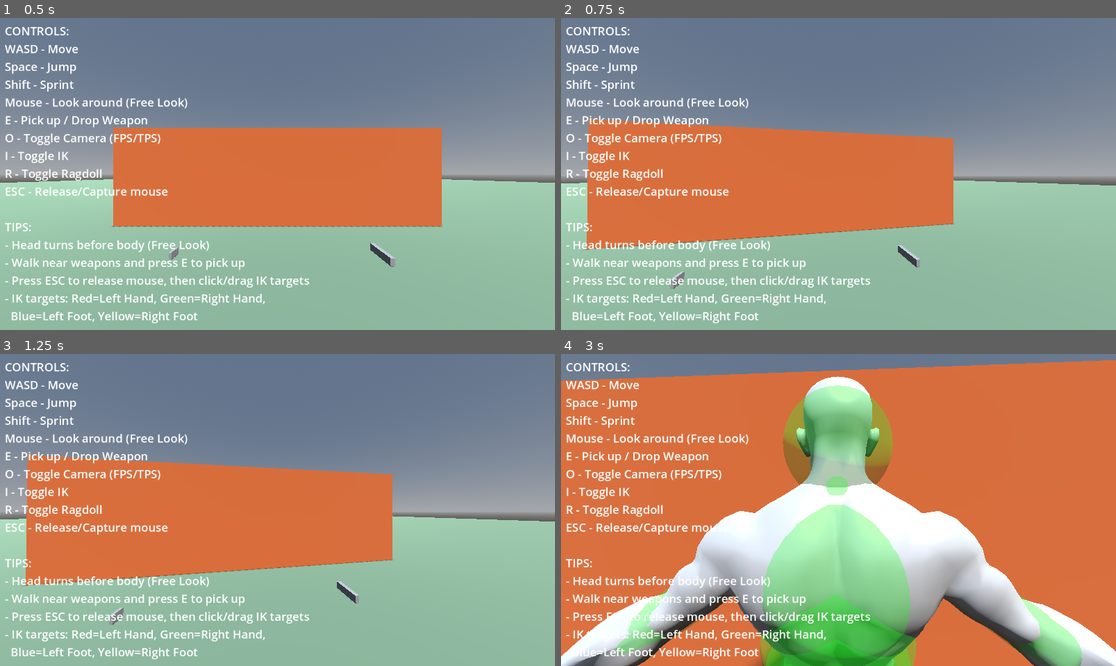
Above: before the commit, frames 1-4 (two rows, left to right).
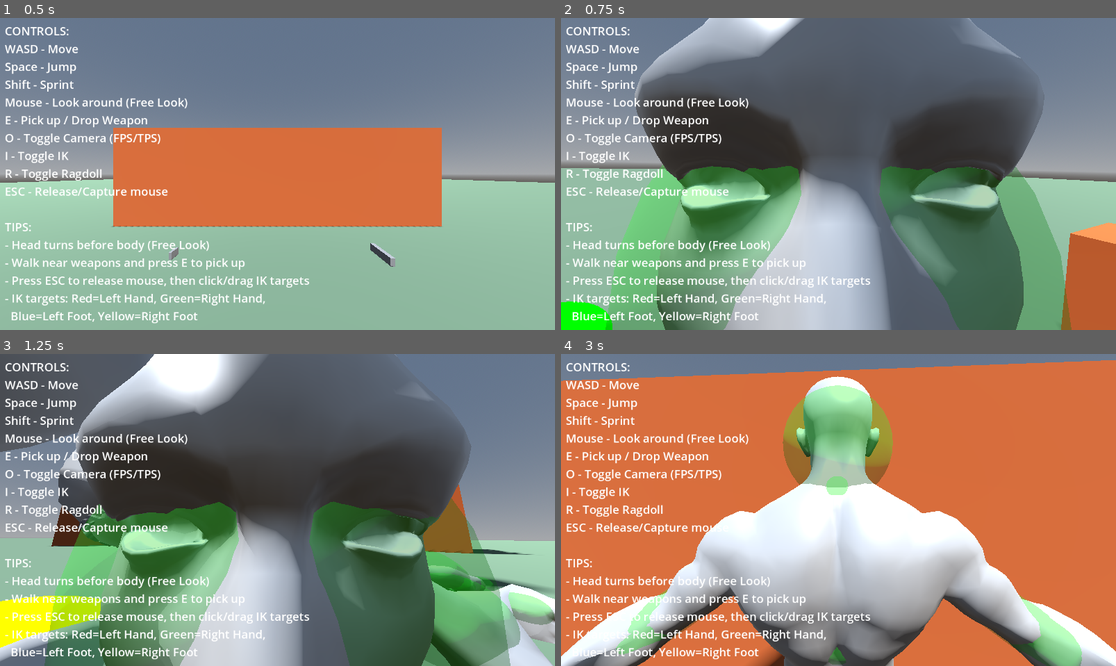
Above: after the commit, the same moments.

Repository: lmf-git/fpsikanimragdoll
Game: Godot game, scene res://world.tscn
Same seed, same stepped clock (60 frames per second), same inputs: the game is played once before the commit and once after it.
Inputs (mouse positions are in pixels of both pictures, inside the frame that each line leads up to):
- Up to frame 1 (0.5 s): no input
- Up to frame 2 (0.75 s): tap Enter at 0.5 s; move the mouse to (866, 174) at 0.52 s; hold W (move_forward) from 0.53 s (still down); hold R (toggle_ragdoll) from 0.53 s (still down); click (866, 174) at 0.67 s
- Up to frame 3 (1.25 s): keep holding W (move_forward); keep holding R (toggle_ragdoll); tap Space (jump) at 0.77 s; tap E at 0.8 s
- Up to frame 4 (3 s): keep holding W (move_forward); move the mouse to (810, 510) at 1.27 s; release R (toggle_ragdoll) at 1.28 s; tap E at 1.35, 2.3 s; click (810, 510) at 1.42 s; tap Space (jump) at 1.52, 2.75 s; tap R (toggle_ragdoll) at 1.55 s; move the mouse to (849, 503) at 2.02 s; hold Shift (sprint) 2.03-2.78 s; click (849, 503) at 2.17 s; move the mouse to (832, 516) at 2.77 s; tap O (toggle_camera) at 2.85 s; click (832, 516) at 2.92 s

Frame 1 is identical in both runs. In frame 2, 75% of the frame differs, in the area x 0-100%, y 0-100%; in frame 3, 79%; in frame 4, 11%.

Commit message:
Improve ragdoll physics, weapon handling, and camera system
Ragdoll improvements:
- Use HINGE joints for ankles, wrists, knees, elbows for realistic single-axis movement
- Reduce torso/spine/pelvis/shoulder collision shapes for tighter control
- Add maximum constraint enforcement (ERP, CFM) for upper body rigidity
- Reduce joint degrees of freedom to prevent unrealistic rotation
- Recreate physical bones on startup to apply new settings

Weapon system enhancements:
- Fix weapon grip alignment - now positions weapon so main_grip aligns with hand bone
- Add right-click weapon aiming mode with IK hand positioning
- Weapon stays attached to ragdoll hand until collision with objects
- Both hands use IK to grip weapon when aiming

Camera improvements:
- FPS camera now attaches to physical head bone during ragdoll
- Camera follows ragdoll head for realistic first-person ragdoll view
- Properly detaches and restores camera when ragdoll disabled

Debug log cleanup:
- Remove verbose per-bone creation messages
- Remove weapon pickup/drop spam messages
- Reduce startup initialization logging
- Keep only essential error and state change messages

Diff:
--- a/character_controller.gd
+++ b/character_controller.gd
@@ -46,6 +46,9 @@
 var equipped_weapon: Weapon = null
 var nearby_weapon: Weapon = null
 var last_nearby_weapon: Weapon = null  # Track changes for debug logging
+var is_aiming: bool = false  # Track weapon aim state
+@export var aim_weapon_offset: Vector3 = Vector3(0.3, -0.2, -0.4)  # Offset when aiming in FPS
+@export var aim_speed: float = 10.0  # Speed of aim transition
 
 # Ragdoll bone configuration - bones that will have physics
 const RAGDOLL_BONES = [
@@ -93,25 +96,12 @@
 	if not skeleton:
 		skeleton = find_skeleton(self)
 
-	print("Skeleton found: ", skeleton)
-
 	if skeleton:
-		print("Skeleton bone count: ", skeleton.get_bone_count())
-		print("Looking for head bone: ", head_bone_name)
-		print("Looking for neck bone: ", neck_bone_name)
-		print("Looking for right hand bone: ", right_hand_bone_name)
-		print("Looking for left hand bone: ", left_hand_bone_name)
-
 		head_bone_id = skeleton.find_bone(head_bone_name)
 		neck_bone_id = skeleton.find_bone(neck_bone_name)
 		right_hand_bone_id = skeleton.find_bone(right_hand_bone_name)
 		left_hand_bone_id = skeleton.find_bone(left_hand_bone_name)
 
-		print("Head bone ID: ", head_bone_id)
-		print("Neck bone ID: ", neck_bone_id)
-		print("Right hand bone ID: ", right_hand_bone_id)
-		print("Left hand bone ID: ", left_hand_bone_id)
-
 		if head_bone_id >= 0:
 			original_head_pose = skeleton.get_bone_pose(head_bone_id)
 		if neck_bone_id >= 0:
@@ -119,13 +109,6 @@
 
 		# Find mesh instance for visibility control
 		mesh_instance = find_mesh_instance(skeleton)
-		print("Mesh instance: ", mesh_instance)
-
-		# Debug: List all bones
-		print("\n=== All Skeleton Bones ===")
-		for i in range(skeleton.get_bone_count()):
-			print("  [", i, "] ", skeleton.get_bone_name(i))
-		print("=== End Bone List ===\n")
 
 	# Find cameras if not set (they should be children of this node)
 	if not fps_camera:
@@ -133,22 +116,9 @@
 	if not tps_camera:
 		tps_camera = get_node_or_null("TPSCamera")
 
-	print("FPS Camera: ", fps_camera)
-	print("TPS Camera: ", tps_camera)
-	print("Initial camera mode: ", camera_mode)
-
 	# Create IK system at runtime
 	if skeleton:
 		_create_ik_system()
-
-	# Print IK setup
-	print("\n=== IK Setup ===")
-	print("IK enabled: ", ik_enabled)
-	print("Left hand IK: ", left_hand_ik)
-	print("Right hand IK: ", right_hand_ik)
-	print("Left foot IK: ", left_foot_ik)
-	print("Right foot IK: ", right_foot_ik)
-	print("=== End IK Setup ===\n")
 
 	# Auto-create ragdoll if enabled
 	if auto_create_ragdoll and skeleton:
@@ -247,15 +217,17 @@
 func _create_ragdoll_bones():
 	print("\n=== Creating Ragdoll Bones at Runtime ===")
 
-	# Check if bones already exist
-	var existing_bones = 0
+	# Delete any existing physical bones to ensure we use latest settings
+	var existing_bones = []
 	for child in skeleton.get_children():
 		if child is PhysicalBone3D:
-			existing_bones += 1
-
-	if existing_bones > 0:
-		print("Physical bones already exist (", existing_bones, "), skipping creation")
-		return
+			existing_bones.append(child)
+
+	if existing_bones.size() > 0:
+		print("Deleting ", existing_bones.size(), " existing physical bones to recreate with new settings...")
+		for bone in existing_bones:
+			skeleton.remove_child(bone)
+			bone.queue_free()
 
 	var bones_created = 0
 
@@ -298,10 +270,13 @@
 		var radius = 0.05
 		var height = bone_length
 
-		# Larger shapes for major bones
+		# Larger shapes for major bones - keep tight to prevent excess movement
 		if bone_suffix in ["Hips", "Spine", "Chest", "Upper_Chest"]:
-			radius = 0.18
-			height = 0.35
+			radius = 0.08  # Much smaller radius for tighter control
+			height = 0.15  # Shorter segments for less leverage
+		elif "Shoulder" in bone_suffix:
+			radius = 0.05  # Very small for shoulders - they're locked anyway
+			height = 0.08
 		elif bone_suffix in ["Head"]:
 			radius = 0.15
 			height = 0.25
@@ -350,9 +325,9 @@
 			debug_mesh.owner = physical_bone
 
 		# CRITICAL: Configure joint to connect to parent bone
-		# Use HINGE for knees/elbows, CONE for everything else
+		# Use HINGE for knees/elbows/ankles/wrists - single axis rotation only
 		# Don't use NONE - it disconnects bones completely!
-		var use_hinge = bone_suffix in ["Lower_Leg", "L_Lower_Leg", "R_Lower_Leg", "Lower_Arm", "L_Lower_Arm", "R_Lower_Arm"]
+		var use_hinge = bone_suffix in ["Lower_Leg", "L_Lower_Leg", "R_Lower_Leg", "Lower_Arm", "L_Lower_Arm", "R_Lower_Arm", "Foot", "L_Foot", "R_Foot", "Hand", "L_Hand", "R_Hand"]
 
 		if use_hinge:
 			physical_bone.joint_type = PhysicalBone3D.JOINT_TYPE_HINGE
@@ -412,11 +387,11 @@
 			damping = 0.95
 			bias = 0.95
 		elif bone_suffix in ["Foot", "L_Foot", "R_Foot"]:
-			# Feet/ankles - extremely restricted
-			swing_limit = deg_to_rad(0.5)
-			twist_limit = deg_to_rad(0.2)
-			damping = 0.998
-			bias = 0.998
+			# HINGE: Feet/ankles - only bend up/down realistically
+			swing_limit = deg_to_rad(30)  # Can flex up and down
+			twist_limit = deg_to_rad(0)   # No twist on hinge
+			damping = 0.95
+			bias = 0.95
 		elif bone_suffix in ["Toes", "L_Toes", "R_Toes"]:
 			# Toes - almost locked
 			swing_limit = deg_to_rad(1)
@@ -436,11 +411,11 @@
 			damping = 0.95
 			bias = 0.95
 		elif bone_suffix in ["Hand", "L_Hand", "R_Hand"]:
-			# Hands/wrists - extremely restricted
-			swing_limit = deg_to_rad(0.5)
-			twist_limit = deg_to_rad(0.2)
-			damping = 0.998
-			bias = 0.998
+			# HINGE: Hands/wrists - only bend up/down realistically
+			swing_limit = deg_to_rad(70)  # Can flex at wrist
+			twist_limit = deg_to_rad(0)   # No twist on hinge
+			damping = 0.95
+			bias = 0.95
 		elif "Finger" in bone_suffix or "Thumb" in bone_suffix or "Index" in bone_suffix or "Middle" in bone_suffix or "Ring" in bone_suffix or "Little" in bone_suffix:
 			# Fingers - almost locked
 			swing_limit = deg_to_rad(2)
@@ -460,9 +435,9 @@
 			physical_bone.set("joint_constraints/twist_span", twist_limit)
 
 		# EXTREMELY stiff joints - nearly rigid skeleton
-		# For torso bones, apply maximum constraint enforcement
-		if bone_suffix in ["Hips", "Spine", "Chest", "Upper_Chest", "Neck", "Head", "Shoulder", "L_Shoulder", "R_Shoulder"]:
-			# Maximum constraint enforcement for torso - absolutely no give
+		# For torso and upper body bones, apply maximum constraint enforcement
+		if bone_suffix in ["Hips", "Spine", "Chest", "Upper_Chest", "Neck", "Head", "Shoulder", "L_Shoulder", "R_Shoulder", "Upper_Arm", "L_Upper_Arm", "R_Upper_Arm"]:
+			# Maximum constraint enforcement - absolutely no give
 			physical_bone.set("joint_constraints/bias", 1.0)
 			physical_bone.set("joint_constraints/damping", 1.0)
 			physical_bone.set("joint_constraints/softness", 0.0)
@@ -482,7 +457,7 @@
 		physical_bone.bounce = 0.0
 
 		# Apply extreme damping for upper body to prevent any rotation
-		if bone_suffix in ["Hips", "Spine", "Chest", "Upper_Chest", "Neck", "Head", "Shoulder", "L_Shoulder", "R_Shoulder"]:
+		if bone_suffix in ["Hips", "Spine", "Chest", "Upper_Chest", "Neck", "Head", "Shoulder", "L_Shoulder", "R_Shoulder", "Upper_Arm", "L_Upper_Arm", "R_Upper_Arm"]:
 			physical_bone.linear_damp = 1.0  # Maximum resistance to movement
 			physical_bone.angular_damp = 1.0  # Maximum resistance to rotation
 		else:
@@ -498,7 +473,7 @@
 		physical_bone.owner = get_tree().edited_scene_root if Engine.is_editor_hint() else self
 
 		bones_created += 1
-		print("  Created: ", physical_bone.name, " (radius: ", radius, ", height: ", height, ")")
+		# Removed verbose logging for each bone
 
 	# Set up collision exceptions between all physical bones (prevent self-collision)
 	var all_physical_bones = []
@@ -506,13 +481,11 @@
 		if child is PhysicalBone3D:
 			all_physical_bones.append(child)
 
-	print("Setting up collision exceptions between ", all_physical_bones.size(), " bones...")
 	for i in range(all_physical_bones.size()):
 		for j in range(i + 1, all_physical_bones.size()):
 			all_physical_bones[i].add_collision_exception_with(all_physical_bones[j])
 
-	print("Created ", bones_created, " physical bones")
-	print("=== Ragdoll Creation Complete ===\n")
+	print("Created ", bones_created, " ragdoll bones")
 
 func _input(event):
 	if event is InputEventMouseMotion and Input.get_mouse_mode() == Input.MOUSE_MODE_CAPTURED:
@@ -550,6 +523,14 @@
 			drop_weapon()
 		elif nearby_weapon:
 			pickup_weapon(nearby_weapon)
+
+	# Right click for weapon aim
+	if event is InputEventMouseButton:
+		if event.button_index == MOUSE_BUTTON_RIGHT:
+			if event.pressed and equipped_weapon:
+				is_aiming = true
+			else:
+				is_aiming = false
 
 	if event.is_action_pressed("ui_cancel"):
 		if Input.get_mouse_mode() == Input.MOUSE_MODE_CAPTURED:
@@ -722,6 +703,13 @@
 		if mesh_instance:
 			mesh_instance.layers = 1
 			print("Mesh made visible for ragdoll")
+
+		# Attach weapon to physical hand bone if equipped
+		if equipped_weapon:
+			_attach_weapon_to_ragdoll_hand()
+
+		# Attach FPS camera to physical head bone
+		_attach_camera_to_ragdoll_head()
 	else:
 		print("DISABLING RAGDOLL - Stopping physics simulation")
 		skeleton.physical_bones_stop_simulation()
@@ -737,7 +725,161 @@
 				mesh_instance.layers = 1  # Visible
 			print("Mesh visibility restored based on camera mode")
 
+		# Restore weapon to normal attachment if equipped
+		if equipped_weapon:
+			_detach_weapon_from_ragdoll_hand()
+
+		# Restore FPS camera to character
+		_detach_camera_from_ragdoll_head()
+
 	print("Ragdoll enabled: ", ragdoll_enabled)
+
+func _attach_weapon_to_ragdoll_hand():
+	"""Attach weapon to physical hand bone during ragdoll"""
+	if not equipped_weapon or not skeleton:
+		return
+
+	# Find the physical bone for the right hand
+	var right_hand_bone_name = skeleton.get_bone_name(right_hand_bone_id)
+	var physical_hand_bone = null
+
+	for child in skeleton.get_children():
+		if child is PhysicalBone3D and child.bone_name == right_hand_bone_name:
+			physical_hand_bone = child
+			break
+
+	if not physical_hand_bone:
+		print("WARNING: Could not find physical bone for right hand")
+		return
+
+	print("Attaching weapon to ragdoll hand: ", physical_hand_bone.name)
+
+	# Remove weapon from character
+	if equipped_weapon.get_parent():
+		equipped_weapon.get_parent().remove_child(equipped_weapon)
+
+	# Add weapon as child of physical hand bone
+	physical_hand_bone.add_child(equipped_weapon)
+
+	# Position weapon relative to hand bone (using grip alignment)
+	if equipped_weapon.main_grip:
+		var grip_local_pos = equipped_weapon.main_grip.position
+		equipped_weapon.position = -grip_local_pos
+		equipped_weapon.rotation = Vector3.ZERO
+	else:
+		equipped_weapon.position = Vector3(0, -0.05, 0.1)
+		equipped_weapon.rotation = Vector3.ZERO
+
+	# Enable physics on weapon but don't let it fall
+	equipped_weapon.freeze = false
+	equipped_weapon.gravity_scale = 0.0  # No gravity while held
+	equipped_weapon.collision_layer = 4  # Weapon layer
+	equipped_weapon.collision_mask = 1 | 2  # Collide with world and ragdoll
+
+	# Connect to collision signal to release on impact
+	if not equipped_weapon.body_entered.is_connected(_on_ragdoll_weapon_collision):
+		equipped_weapon.body_entered.connect(_on_ragdoll_weapon_collision)
+
+	print("Weapon attached to ragdoll hand")
+
+func _detach_weapon_from_ragdoll_hand():
+	"""Restore weapon to normal attachment after ragdoll"""
+	if not equipped_weapon:
+		return
+
+	print("Detaching weapon from ragdoll hand")
+
+	# Disconnect collision signal
+	if equipped_weapon.body_entered.is_connected(_on_ragdoll_weapon_collision):
+		equipped_weapon.body_entered.disconnect(_on_ragdoll_weapon_collision)
+
+	# Remove from physical bone
+	if equipped_weapon.get_parent():
+		equipped_weapon.get_parent().remove_child(equipped_weapon)
+
+	# Re-add to character
+	add_child(equipped_weapon)
+
+	# Restore normal weapon state
+	equipped_weapon.freeze = true
+	equipped_weapon.gravity_scale = 0.0
+	equipped_weapon.collision_layer = 0
+	equipped_weapon.collision_mask = 0
+
+	print("Weapon restored to normal attachment")
+
+func _on_ragdoll_weapon_collision(body: Node):
+	"""Release weapon when it collides with something during ragdoll"""
+	if not ragdoll_enabled or not equipped_weapon:
+		return
+
+	# Ignore collisions with own ragdoll parts
+	if body is PhysicalBone3D and body.get_parent() == skeleton:
+		return
+
+	print("Weapon collision during ragdoll with: ", body.name, " - Releasing weapon")
+
+	# Disconnect signal
+	if equipped_weapon.body_entered.is_connected(_on_ragdoll_weapon_collision):
+		equipped_weapon.body_entered.disconnect(_on_ragdoll_weapon_collision)
+
+	# Drop the weapon
+	drop_weapon()
+
+func _attach_camera_to_ragdoll_head():
+	"""Attach FPS camera to physical head bone during ragdoll"""
+	if not fps_camera or not skeleton or head_bone_id < 0:
+		return
+
+	# Find the physical bone for the head
+	var head_bone_name = skeleton.get_bone_name(head_bone_id)
+	var physical_head_bone = null
+
+	for child in skeleton.get_children():
+		if child is PhysicalBone3D and child.bone_name == head_bone_name:
+			physical_head_bone = child
+			break
+
+	if not physical_head_bone:
+		print("WARNING: Could not find physical bone for head")
+		return
+
+	print("Attaching FPS camera to ragdoll head: ", physical_head_bone.name)
+
+	# Store original camera transform
+	var camera_local_transform = fps_camera.transform
+
+	# Remove camera from character
+	if fps_camera.get_parent():
+		fps_camera.get_parent().remove_child(fps_camera)
+
+	# Add camera as child of physical head bone
+	physical_head_bone.add_child(fps_camera)
+
+	# Restore camera's relative position (should be at eye level in head)
+	fps_camera.transform = Transform3D(Basis(), Vector3(0, 0.1, 0.15))  # Standard eye offset
+
+	print("FPS camera attached to ragdoll head")
+
+func _detach_camera_from_ragdoll_head():
+	"""Restore FPS camera to character after ragdoll"""
+	if not fps_camera:
+		return
+
+	print("Detaching FPS camera from ragdoll head")
+
+	# Remove from physical bone
+	if fps_camera.get_parent():
+		fps_camera.get_parent().remove_child(fps_camera)
+
+	# Re-add to character
+	add_child(fps_camera)
+
+	# Restore normal camera position
+	fps_camera.position = Vector3(0, 1.6, 0)
+	fps_camera.rotation = Vector3.ZERO
+
+	print("FPS camera restored to character")
 
 func _detect_nearby_weapon():
 	"""Detect weapons within pickup range"""
@@ -762,10 +904,7 @@
 
 	# Only log when nearby weapon changes
 	if nearby_weapon != last_nearby_weapon:
-		if nearby_weapon:
-			print(">> Nearby weapon detected: ", nearby_weapon.weapon_name, " - Press E to pick up")
-		elif last_nearby_weapon:
-			print(">> Left weapon pickup range")
+		# Removed spam - users can see weapon highlight instead
 		last_nearby_weapon = nearby_weapon
 
 
@@ -781,8 +920,6 @@
 	if not weapon or weapon.is_equipped:
 		return
 
-	print("Picking up weapon: ", weapon.weapon_name)
-
 	# Equip the weapon
 	if weapon.equip(self):
 		equipped_weapon = weapon
@@ -795,8 +932,6 @@
 	"""Drop the currently equipped weapon"""
 	if not equipped_weapon:
 		return
-
-	print("Dropping weapon: ", equipped_weapon.weapon_name)
 
 	# Restore IK targets to default positions
 	var ik_targets_node = get_node_or_null("IKTargets")
@@ -819,37 +954,61 @@
 	if not equipped_weapon or not skeleton or right_hand_bone_id < 0:
 		return
 
-	# Get right hand bone global transform
-	var right_hand_transform = skeleton.global_transform * skeleton.get_bone_global_pose(right_hand_bone_id)
-
-	# Position weapon at right hand with offset
-	var weapon_offset = Vector3(0, 0, 0)  # Weapon grip offset from hand center
-	var weapon_rotation_offset = Vector3(deg_to_rad(-90), 0, 0)  # Rotate weapon to grip orientation
-
-	# Apply offsets based on weapon type
-	if equipped_weapon.weapon_type == Weapon.WeaponType.PISTOL:
-		weapon_offset = Vector3(0, -0.05, 0.1)
-	elif equipped_weapon.weapon_type == Weapon.WeaponType.RIFLE:
-		weapon_offset = Vector3(0, -0.05, 0.15)
-
-	# Set weapon position and rotation
-	equipped_weapon.global_position = right_hand_transform.origin + right_hand_transform.basis * weapon_offset
-
-	# Align weapon with hand rotation plus offset
-	var weapon_basis = right_hand_transform.basis
-	weapon_basis = weapon_basis.rotated(weapon_basis.x, weapon_rotation_offset.x)
-	weapon_basis = weapon_basis.rotated(weapon_basis.y, weapon_rotation_offset.y)
-	weapon_basis = weapon_basis.rotated(weapon_basis.z, weapon_rotation_offset.z)
-	equipped_weapon.global_transform.basis = weapon_basis
-
-	# Update IK targets - ONLY left hand for two-handed weapons
-	# Don't update right hand IK - it creates a feedback loop since weapon follows right hand
 	var ik_targets_node = get_node_or_null("IKTargets")
-	if ik_targets_node and equipped_weapon.is_two_handed and equipped_weapon.secondary_grip:
-		# Left hand IK target to secondary grip (for two-handed weapons only)
-		var left_hand_target = ik_targets_node.get_node_or_null("LeftHandTarget")
-		if left_hand_target:
-			left_hand_target.global_position = equipped_weapon.secondary_grip.global_position
+
+	if is_aiming:
+		# AIMING MODE: Position weapon at camera view, update both hands via IK
+		var active_camera = fps_camera if camera_mode == 0 else tps_camera
+		if active_camera:
+			# Position weapon in front of camera
+			var camera_transform = active_camera.global_transform
+			var aim_pos = camera_transform.origin + camera_transform.basis.z * aim_weapon_offset.z + camera_transform.basis.x * aim_weapon_offset.x + camera_transform.basis.y * aim_weapon_offset.y
+
+			# Align weapon to camera direction
+			equipped_weapon.global_transform.basis = camera_transform.basis
+			equipped_weapon.global_position = aim_pos
+
+			# Update both hand IK targets to weapon grips when aiming
+			if ik_targets_node:
+				# Right hand to main grip
+				if equipped_weapon.main_grip:
+					var right_hand_target = ik_targets_node.get_node_or_null("RightHandTarget")
+					if right_hand_target:
+						right_hand_target.global_position = equipped_weapon.main_grip.global_position
+
+				# Left hand to secondary grip (for two-handed) or support position
+				if equipped_weapon.is_two_handed and equipped_weapon.secondary_grip:
+					var left_hand_target = ik_targets_node.get_node_or_null("LeftHandTarget")
+					if left_hand_target:
+						left_hand_target.global_position = equipped_weapon.secondary_grip.global_position
+	else:
+		# NORMAL MODE: Weapon follows right hand bone
+		var right_hand_transform = skeleton.global_transform * skeleton.get_bone_global_pose(right_hand_bone_id)
+
+		# Position weapon so its main_grip aligns with the hand bone
+		if equipped_weapon.main_grip:
+			# Calculate offset from weapon origin to main grip in weapon's local space
+			var grip_local_pos = equipped_weapon.main_grip.position
+
+			# First set rotation to align with hand
+			equipped_weapon.global_transform.basis = right_hand_transform.basis
+
+			# Then position weapon so grip aligns with hand
+			# Weapon position = Hand position - (grip offset in world space)
+			var grip_world_offset = equipped_weapon.global_transform.basis * grip_local_pos
+			equipped_weapon.global_position = right_hand_transform.origin - grip_world_offset
+		else:
+			# Fallback: if no grip point defined, use simple offset
+			var weapon_offset = Vector3(0, -0.05, 0.1)
+			equipped_weapon.global_position = right_hand_transform.origin + right_hand_transform.basis * weapon_offset
+			equipped_weapon.global_transform.basis = right_hand_transform.basis
+
+		# Update IK targets - ONLY left hand for two-handed weapons when not aiming
+		if ik_targets_node and equipped_weapon.is_two_handed and equipped_weapon.secondary_grip:
+			# Left hand IK target to secondary grip (for two-handed weapons only)
+			var left_hand_target = ik_targets_node.get_node_or_null("LeftHandTarget")
+			if left_hand_target:
+				left_hand_target.global_position = equipped_weapon.secondary_grip.global_position
 
 func _process(_delta):
 	# Update weapon position to follow hand
